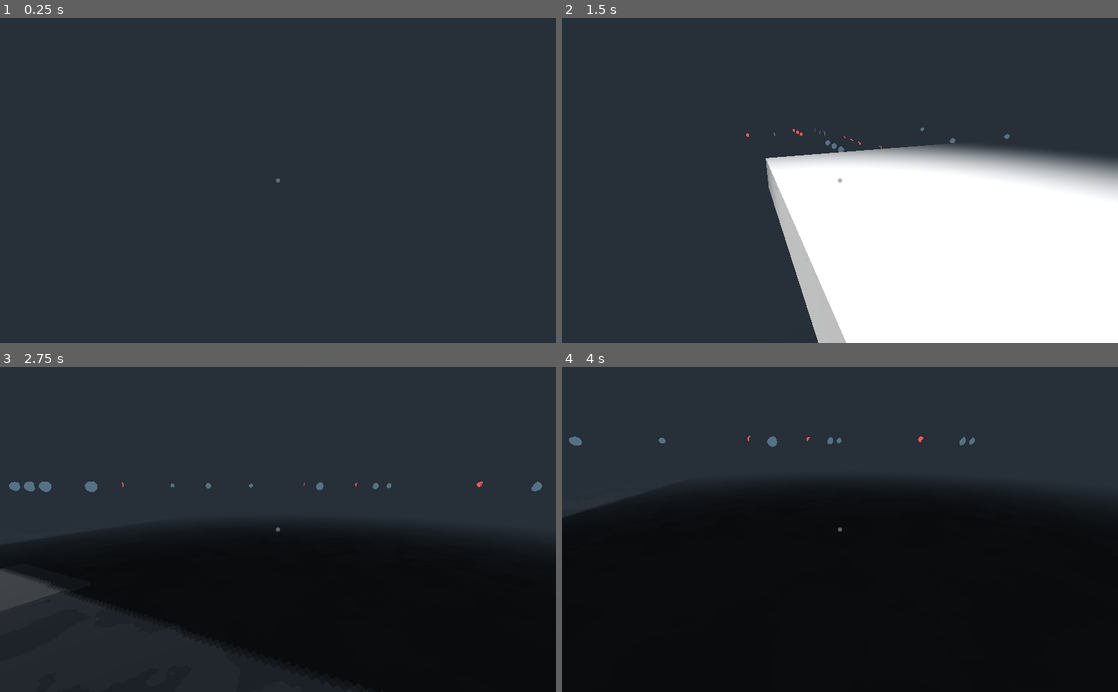
Above: before the commit, frames 1-4 (two rows, left to right).
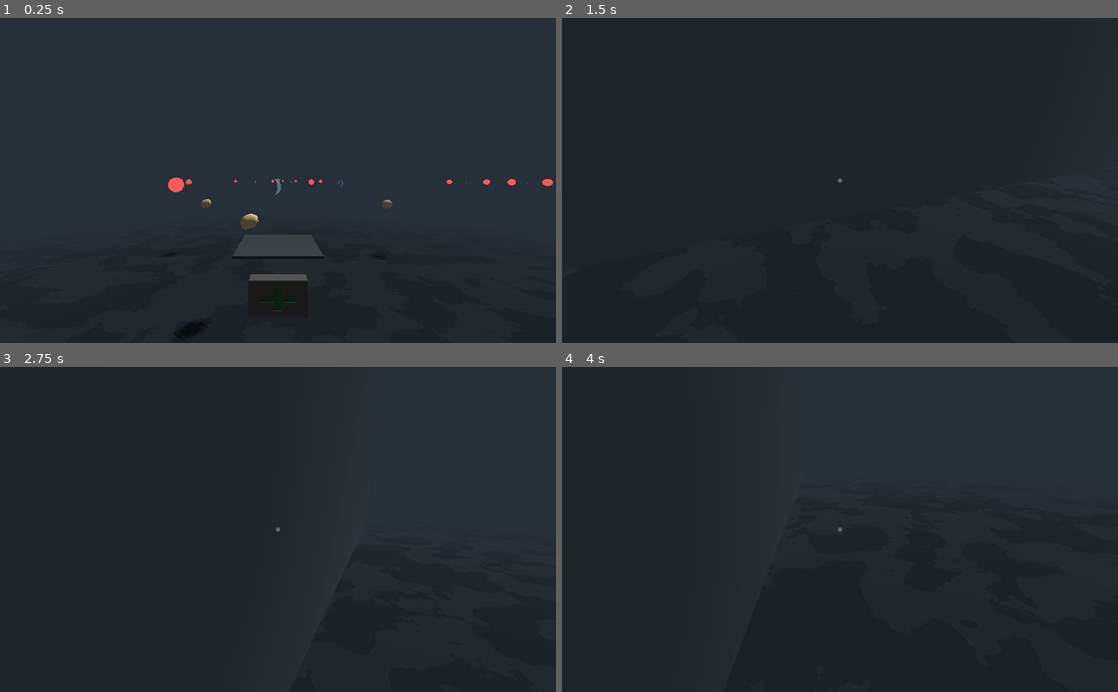
Above: after the commit, the same moments.

Repository: creikey/ludum-dare-51
Game: Godot game, scene res://Main.tscn
Two runs of this game, one before a commit and one after it. Both use one fixed random seed, a clock stepped at 60 frames per second and the inputs below.
Inputs (mouse positions are in pixels of both pictures, inside the frame that each line leads up to):
- Up to frame 1 (0.25 s): no input
- Up to frame 2 (1.5 s): move the mouse to (962, 164) at 0.52 s; press the mouse at (962, 164) at 0.53 s; hold D (right) 0.53-1.28 s; move the mouse to (812, 180) at 1.27 s; release the mouse at (812, 180) at 1.28 s; hold W (forward) from 1.28 s (still down); right-click (812, 180) at 1.35 s
- Up to frame 3 (2.75 s): keep holding W (forward); move the mouse to (289, 523) at 2.02 s; press the mouse at (289, 523) at 2.03 s
- Up to frame 4 (4 s): keep holding W (forward); move the mouse to (834, 536) at 2.77 s; release the mouse at (834, 536) at 2.78 s; right-click (834, 536) at 2.85 s; move the mouse to (878, 532) at 3.52 s; press the mouse at (878, 532) at 3.53 s

The runs differ from the first frame. In frame 1, 2.2% of the frame differs, in the area x 29-100%, y 49-100%; in frame 2, 35%; in frame 3, 33%; in frame 4, 59%, in the area x 0-100%, y 21-100%.

Commit message:
Reset player position

Diff:
--- a/src/Main.tscn
+++ b/src/Main.tscn
@@ -324,7 +324,7 @@
 transform = Transform( 1, 0, 0, 0, 1, 0, 0, 0, 1, -3.60616, 1.87388, 0 )
 
 [node name="Player" parent="." instance=ExtResource( 2 )]
-transform = Transform( -4.37114e-08, 0, 1, 0, 1, 0, -1, 0, -4.37114e-08, -152.36, 27.1511, -96.1097 )
+transform = Transform( -4.37114e-08, 0, 1, 0, 1, 0, -1, 0, -4.37114e-08, 0, 2.7, 0 )
 
 [node name="ViewportContainer" type="ViewportContainer" parent="."]
 material = SubResource( 10 )
